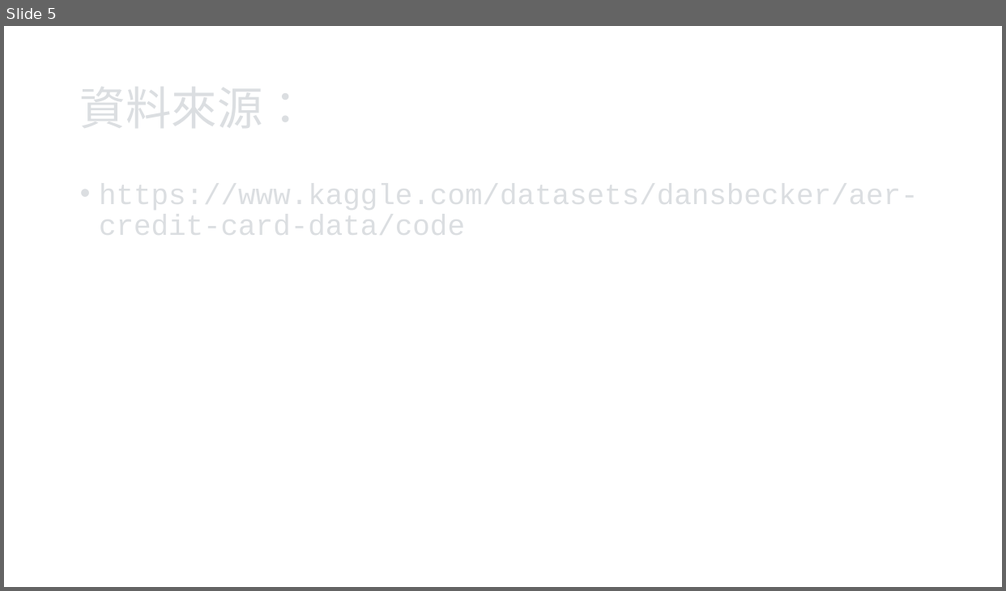
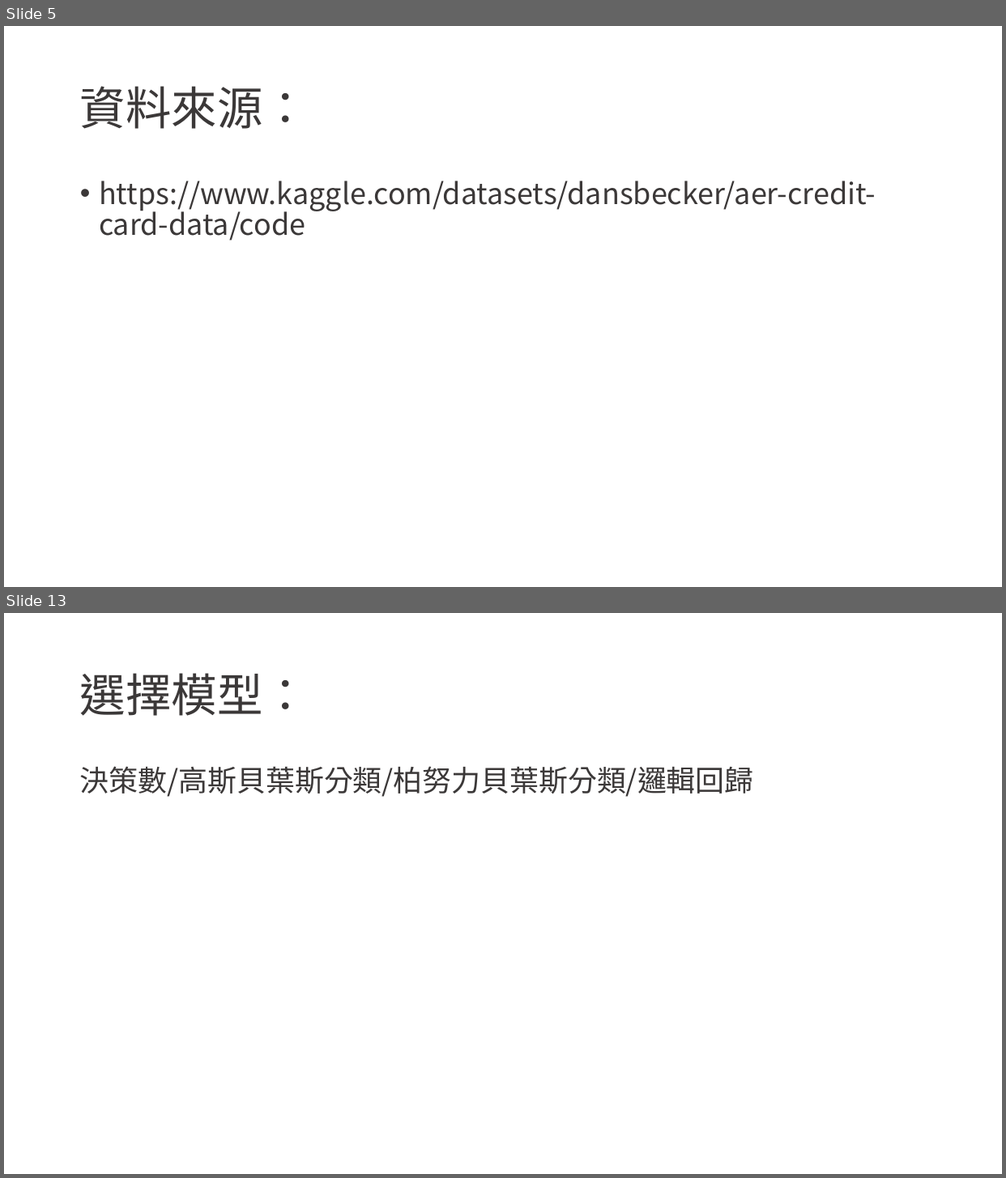
Before and after one commit to RCK10274/Issue_Credit_Card, a slide deck: Issue_Credit_Card.pptx. Shown one above the other, each under a label of ours: slide 5 before the commit, slides 5 and 13 after it; the slides between them are not shown. The pictures are 1006x591 and 1006x1178 pixels, drawn with LibreOffice and Linux fonts; fonts in the diff are those of the drawing. Boxes give left, top, right and bottom in pixels: in the first picture for what was removed or moved away, otherwise in the second. Text is boxed around its words. In the diff, an @@ line names an element or a change of style, - is before the commit and + after.

```diff
--- a/Issue_Credit_Card.pptx
+++ b/Issue_Credit_Card.pptx
@@ slide 13 added at (4, 613, 1002, 1174), background #FFFFFF @@
@@ title added at (80, 673, 309, 716), 44 pt, text #3B3838 @@
+選擇模型：
@@ text added at (80, 766, 754, 797), 28 pt, text #3B3838 @@
+決策數/高斯貝葉斯分類/柏努力貝葉斯分類/邏輯回歸
@@ slide 5 changed as well @@
@@ title added at (80, 86, 309, 129), 44 pt, text #3B3838 @@
+資料來源：
@@ text added at (99, 181, 876, 241), 28 pt, text #3B3838 @@
+• https://www.kaggle.com/datasets/dansbecker/aer-credit-card-data/code
```
Also in this commit, not shown: 4 other slides changed, 15 other slides added, 1 slide removed, 21 other files.
